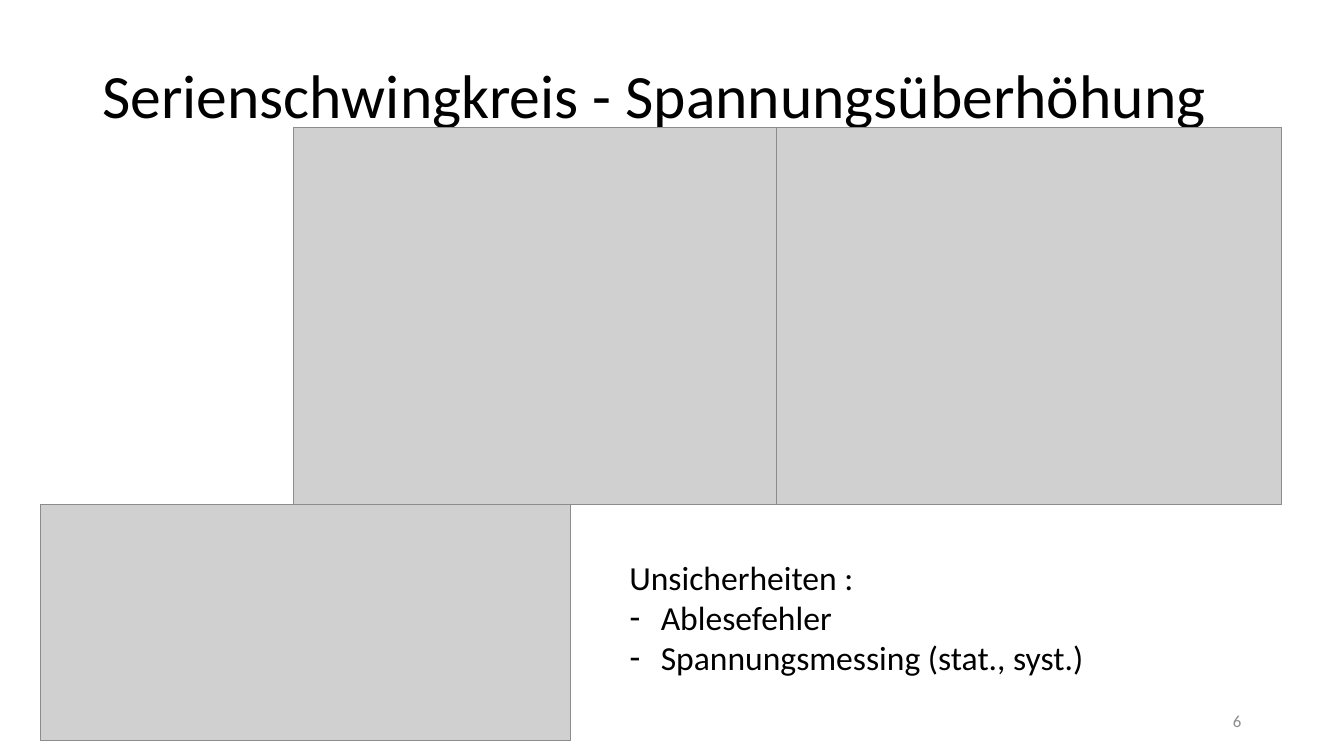
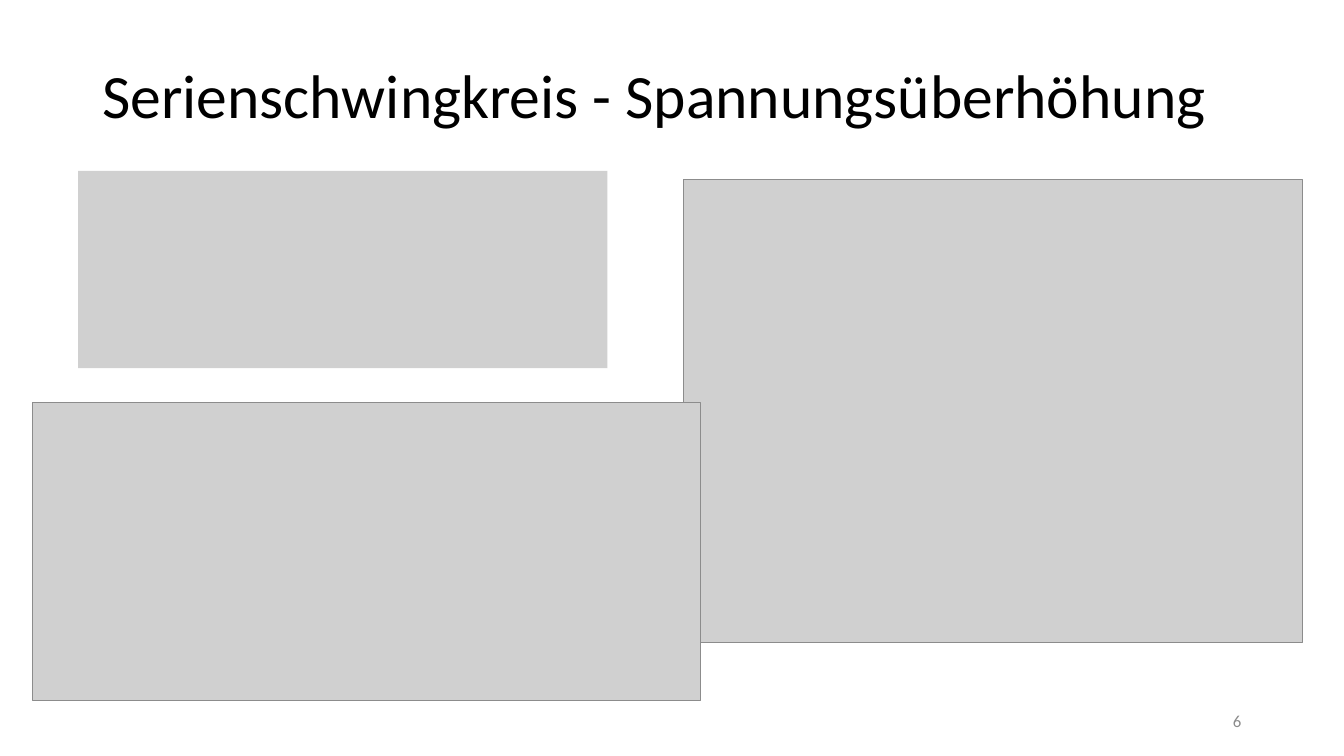
Before and after one commit to thewhitecat/grundpraktikum1, a slide deck: slide 6 of grundpraktikum2/E-Lehre/E-Lehre.pptx. Drawn at 1344x756 pixels with LibreOffice and Linux fonts; fonts in the diff are those of the drawing; grey boxes stand for pictures. Boxes give left, top, right and bottom in pixels: in the first picture for what was removed or moved away, otherwise in the second. Text is boxed around its words. In the diff, an @@ line names an element or a change of style, - is before the commit and + after.

```diff
--- a/grundpraktikum2/E-Lehre/E-Lehre.pptx
+++ b/grundpraktikum2/E-Lehre/E-Lehre.pptx
@@ picture removed at (777, 127, 1282, 504) @@
@@ picture added at (79, 171, 608, 369) @@
@@ picture: place and size @@
-picture at (293, 127, 799, 504)
+picture at (684, 180, 1304, 643)
@@ picture: place and size @@
-picture at (40, 504, 571, 741)
+picture at (33, 402, 702, 701)
@@ text removed at (629, 566, 1083, 676) @@
-Unsicherheiten :
-– Ablesefehler
-– Spannungsmessing (stat., syst.)
```
Also in this commit, not shown: 5 other slides changed, 2 slides added, 1 slide removed.
